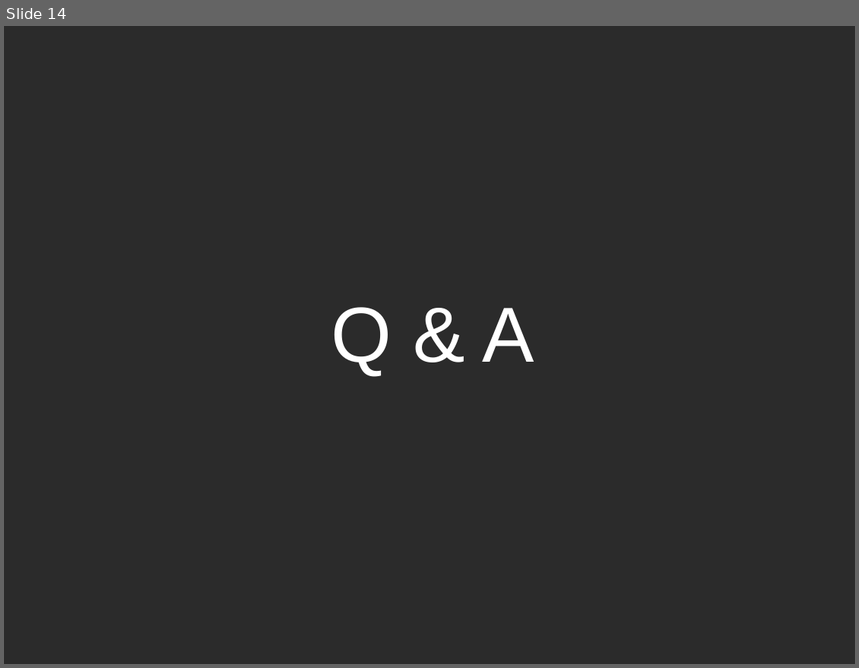
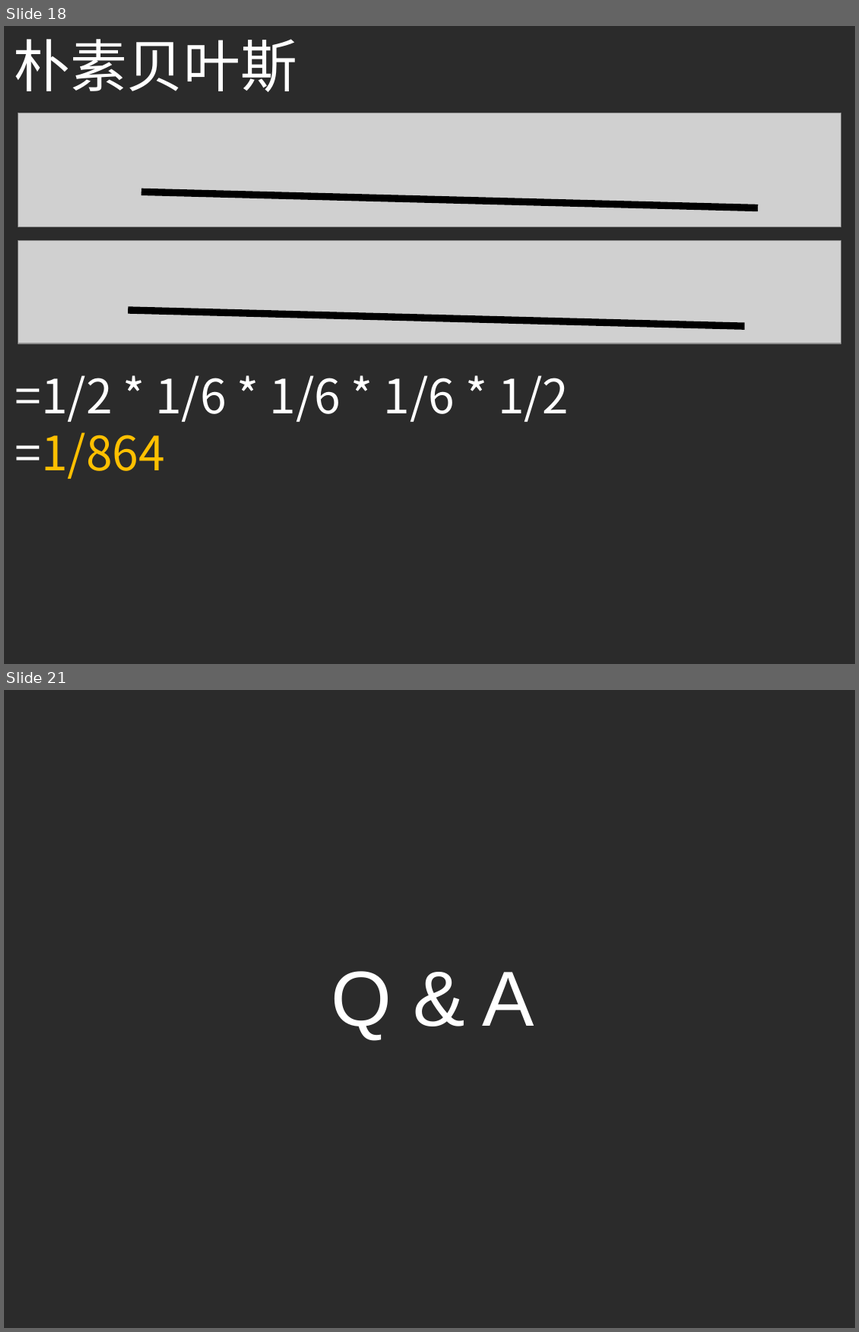
Before and after one commit to ouriris/ml-course, a slide deck: chapter.4/ppt/ML_CH4_Naive_Bayes.pptx. Shown one above the other, each under a label of ours: slide 14 before the commit, slides 18 and 21 after it; the slides between them are not shown. The pictures are 859x668 and 859x1332 pixels, drawn with LibreOffice and Linux fonts; fonts in the diff are those of the drawing; grey boxes stand for pictures; background and template pictures are left out; a plain dark background stands for a picture behind light text. Boxes give left, top, right and bottom in pixels: in the first picture for what was removed or moved away, otherwise in the second. Text is boxed around its words. In the diff, an @@ line names an element or a change of style, - is before the commit and + after.

```diff
--- a/chapter.4/ppt/ML_CH4_Naive_Bayes.pptx
+++ b/chapter.4/ppt/ML_CH4_Naive_Bayes.pptx
@@ slide 18 added at [4,26,855,664], background picture (left out) @@
@@ text added at [14,39,297,92], 48 pt, text #FFFFFF @@
+朴素贝叶斯
@@ picture added at [18,113,842,227] @@
@@ line added from (141, 192) to (758, 208), #000000 6 pt @@
@@ picture added at [18,241,842,344] @@
@@ line added from (129, 310) to (744, 326), #000000 6 pt @@
@@ text added at [15,376,569,479], 40 pt, text #FFFFFF @@
+=1/2 * 1/6 * 1/6 * 1/6 * 1/2
+=1/864
@@ what was slide 14 is now slide 21 @@
```
Also in this commit, not shown: 6 other slides added.
